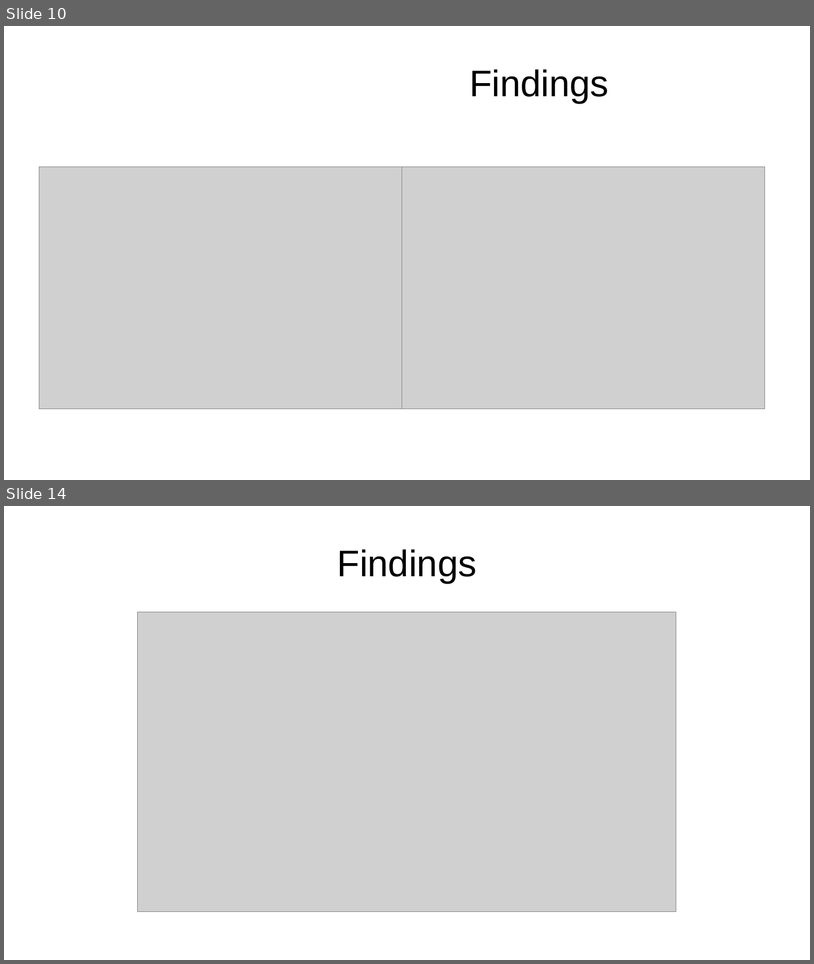
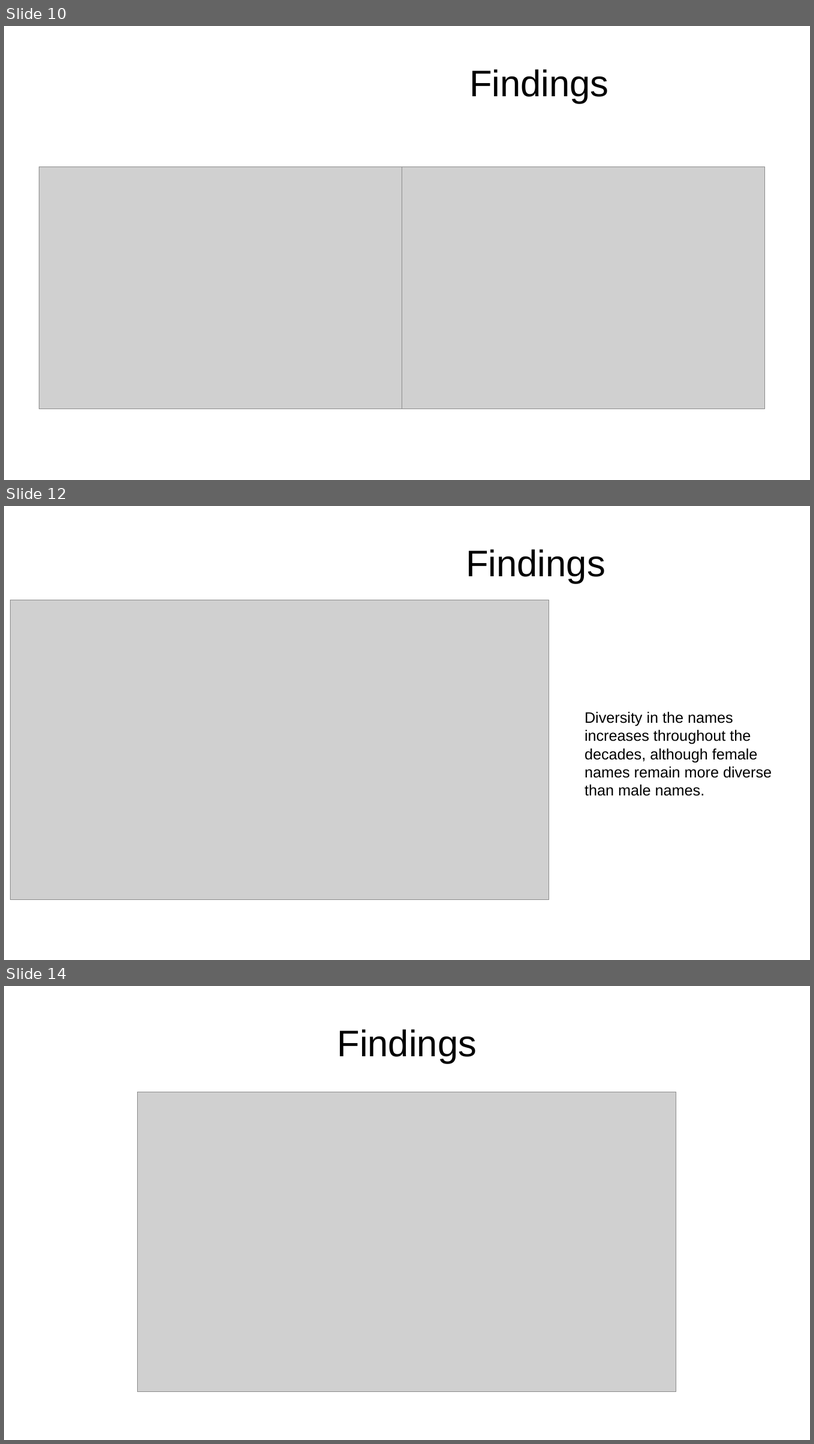
Before and after one commit to GizemYP/columbia_group_project, a slide deck: Presentation_What drives parent’s decisions when choosing a name.pptx. Shown one above the other, each under a label of ours: slides 10 and 14 before the commit, slides 10, 12 and 14 after it; the slides between them are not shown. The pictures are 814x964 and 814x1444 pixels, drawn with LibreOffice and Linux fonts; fonts in the diff are those of the drawing; grey boxes stand for pictures; background and template pictures are left out. Boxes give left, top, right and bottom in pixels: in the first picture for what was removed or moved away, otherwise in the second. Text is boxed around its words. In the diff, an @@ line names an element or a change of style, - is before the commit and + after.

```diff
--- a/Presentation_What drives parent’s decisions when choosing a name.pptx
+++ b/Presentation_What drives parent’s decisions when choosing a name.pptx
@@ slide 12 added at [4,506,810,960], background picture (left out) @@
@@ title added at [466,549,606,583], 44 pt, text #000000 @@
+Findings
@@ picture added at [11,600,549,899] @@
@@ text added at [585,711,772,796], 18 pt, text #000000 @@
+Diversity in the names increases throughout the decades, although female names remain more diverse than male names.
```
Also in this commit, not shown: 2 other slides added, 3 slides removed.
